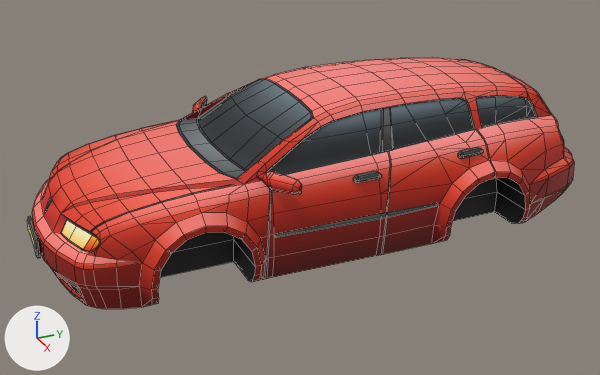
An edit to the FBX model Assets/GameResources/Car/Model/Car_1.fbx, drawn before and after from the same camera.
Camera for both pictures: a 50 mm lens placed at (5.37, -2.58, 3.08), pointed at (0.04, -0.18, 0.42). The lights are fixed; the arrows at lower left show +X, +Y and +Z. Mesh edges are drawn as thin lines. Where no turn or scale is listed for an object, it has been applied to the vertices.

Objects in the first picture: 'car_1'.
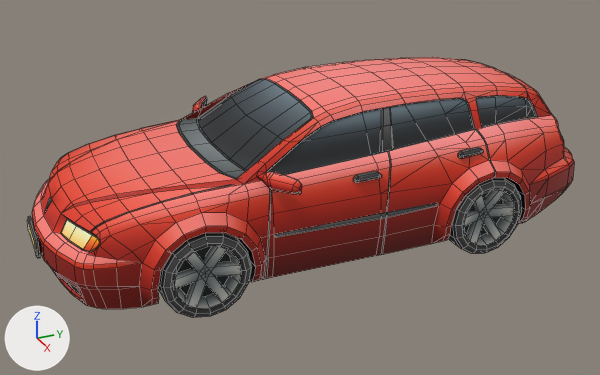
Boxes (x1, y1, x2, y2) around the edits, measured in the pictures (600 x 375 px):
```json
{"object": "wheel_FL.001", "change": "added", "after": [158, 232, 251, 317]}
{"object": "wheel_RL.001", "change": "added", "after": [448, 177, 522, 253]}
```

Scene script edits in JSON lines:
```json
{"op": "add", "block": "me_mesh_011", "code": ["me_mesh_011 = bpy.data.meshes.new('Mesh.011')", "me_mesh_011.from_pydata(...)  # 180 vertices, 148 faces; spans x -0.13..0.122, y -0.311..0.311, z -0.311..0.311", "me_mesh_011.materials.append(mat_car_1)  # picture img_car_1_png"]}
{"op": "add", "block": "me_mesh_013", "code": ["me_mesh_013 = bpy.data.meshes.new('Mesh.013')", "me_mesh_013.from_pydata(...)  # 180 vertices, 148 faces; spans x -0.132..0.121, y -0.311..0.311, z -0.311..0.311", "me_mesh_013.materials.append(mat_car_1)  # picture img_car_1_png"]}
{"op": "add", "block": "ob_wheel_rl_001", "code": ["ob_wheel_rl_001 = bpy.data.objects.new('wheel_RL.001', me_mesh_011)", "ob_wheel_rl_001.location = (0.799, 0.975, 0.311)"]}
{"op": "add", "block": "ob_wheel_fl_001", "code": ["ob_wheel_fl_001 = bpy.data.objects.new('wheel_FL.001', me_mesh_013)", "ob_wheel_fl_001.location = (0.77, -1.204, 0.311)"]}
```
